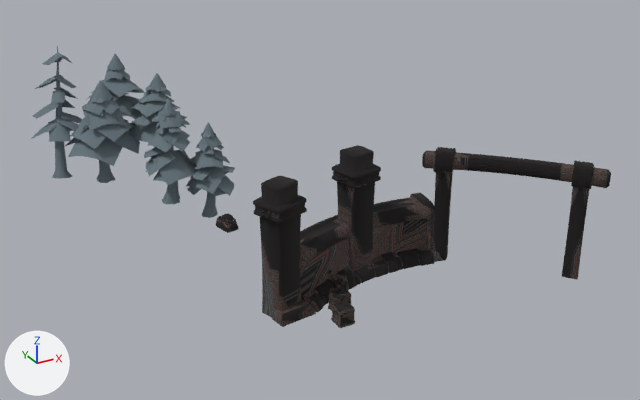
The glTF model 3d/passe-alterac/models/storm_doodad_wcav_jungleouter_a_00.glb: old version first, new version second.
Camera for both pictures: a 50 mm camera at (-17.1, -34.4, 20.7) aimed at (2.8, 1.7, 2.6). The lights are fixed; the arrows at lower left show +X, +Y and +Z. The older version comes first. Vertices at exactly the same position are counted once.

Script lines for the objects in view, before the commit:
```python
ob_mesh_0 = bpy.data.objects.new('Mesh_0', me_mesh_0)
ob_mesh_0.location = (0.0, 0.0, 0.0)
```
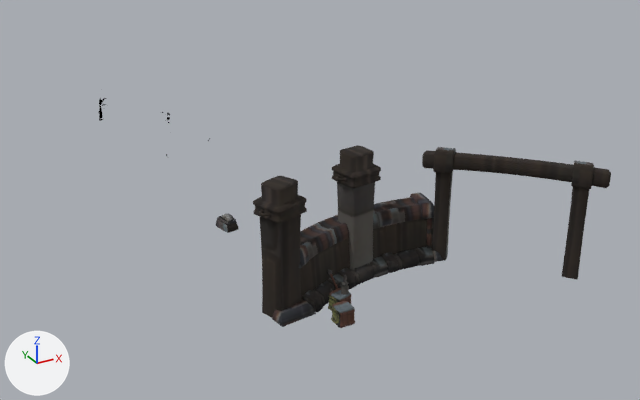
The change, as a diff of the scene's bpy script:
```diff
--- a/3d/passe-alterac/models/storm_doodad_wcav_jungleouter_a_00.glb.py
+++ b/3d/passe-alterac/models/storm_doodad_wcav_jungleouter_a_00.glb.py
@@ mat_material_0 @@
 n3 = _N.new('ShaderNodeMath'); n3.name = 'Math.001'
 n3.operation = 'LESS_THAN'
-n3.inputs[1].default_value = 0.4  # 'Value'
+n3.inputs[1].default_value = 0.706  # 'Value'
 n4 = _N.new('ShaderNodeTexImage'); n4.name = 'Image Texture'
@@ mat_material_1 @@
 n3 = _N.new('ShaderNodeMath'); n3.name = 'Math.001'
 n3.operation = 'LESS_THAN'
-n3.inputs[1].default_value = 0.4  # 'Value'
+n3.inputs[1].default_value = 0.706  # 'Value'
 n4 = _N.new('ShaderNodeTexImage'); n4.name = 'Image Texture'
@@ mat_material_2 @@
 n0 = _N.new('ShaderNodeBsdfPrincipled'); n0.name = 'Principled BSDF'
 n1 = _N.new('ShaderNodeOutputMaterial'); n1.name = 'Material Output'
-n2 = _N.new('ShaderNodeMath'); n2.name = 'Math'
-n2.operation = 'SUBTRACT'
-n2.inputs[0].default_value = 1.0  # 'Value'
-n3 = _N.new('ShaderNodeMath'); n3.name = 'Math.001'
-n3.operation = 'LESS_THAN'
-n3.inputs[1].default_value = 0.4  # 'Value'
 n4 = _N.new('ShaderNodeTexImage'); n4.name = 'Image Texture'
-n4.image = img_storm_doodad_owvol_snowpile_diff_png
+n4.image = img_storm_doodad_wcav_structurekit_diff_png
 _L.new(n0.outputs[0], n1.inputs[0])  # 'BSDF' to 'Surface'
-_L.new(n2.outputs[0], n0.inputs[4])  # 'Value' to 'Alpha'
-_L.new(n3.outputs[0], n2.inputs[1])  # 'Value' to 'Value'
 _L.new(n4.outputs[0], n0.inputs[0])  # 'Color' to 'Base Color'
-_L.new(n4.outputs[1], n3.inputs[0])  # 'Alpha' to 'Value'
@@ me_mesh_0 @@
 # used by ob_mesh_0; location = (0.0, 0.0, 0.0)
-me_mesh_0.from_pydata(...)  # 6376 vertices, 10468 faces; spans x -9.0..12.8, y -8.0..14.3, z -0.1..9.2
+me_mesh_0.from_pydata(...)  # 5864 vertices, 9712 faces; spans x -9.0..12.8, y -8.0..14.3, z -0.1..9.2
+# me_mesh_0 part 1
+# 52 vertices are removed from x -3.6..2.0, y -6.9..-3.2, z 0.0..0.7
+# 86 faces are deleted
+# 5 new faces join them, mat_material_2 (picture img_storm_doodad_wcav_structurekit_diff_png)
+# me_mesh_0 part 2: 9599 kept faces spanning x -9.0..12.8, y -8.0..14.3, z -0.1..9.2 get new texture (UV) coordinates
+# me_mesh_0 part 3: 7655 faces spanning x -2.9..12.8, y -8.0..5.2, z -0.1..6.3 switch from mat_material_3 to mat_material_2 (picture img_storm_doodad_wcav_structurekit_diff_png)
+# other edits to the shape of me_mesh_0 do not show in these pictures
 me_mesh_0.materials.append(mat_material_0)
```

Pixel boxes (x1, y1, x2, y2) of what changed, in the pictures (640 x 400 px):
'Mesh_0', surface changed, reshaped: before (31, 46, 611, 328); after (216, 145, 611, 328)
part 1 of me_mesh_0, reshaped: (296, 266, 319, 303) in both
part 2 of me_mesh_0, surface changed: before (31, 46, 609, 328); after (216, 147, 609, 328)
part 3 of me_mesh_0, recoloured: (216, 147, 609, 328) in both
